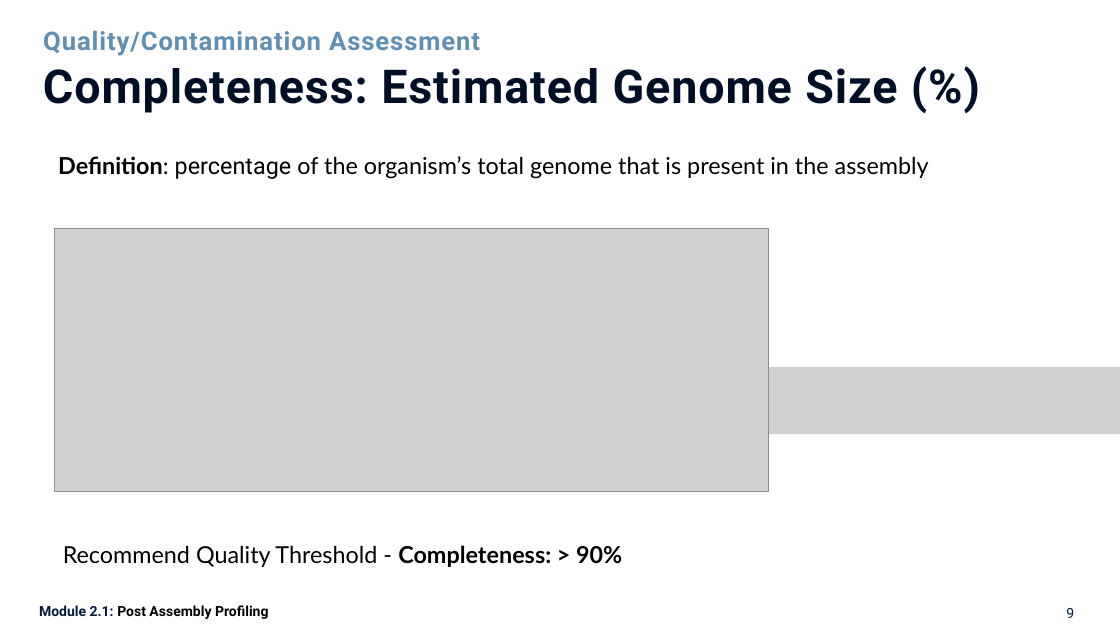
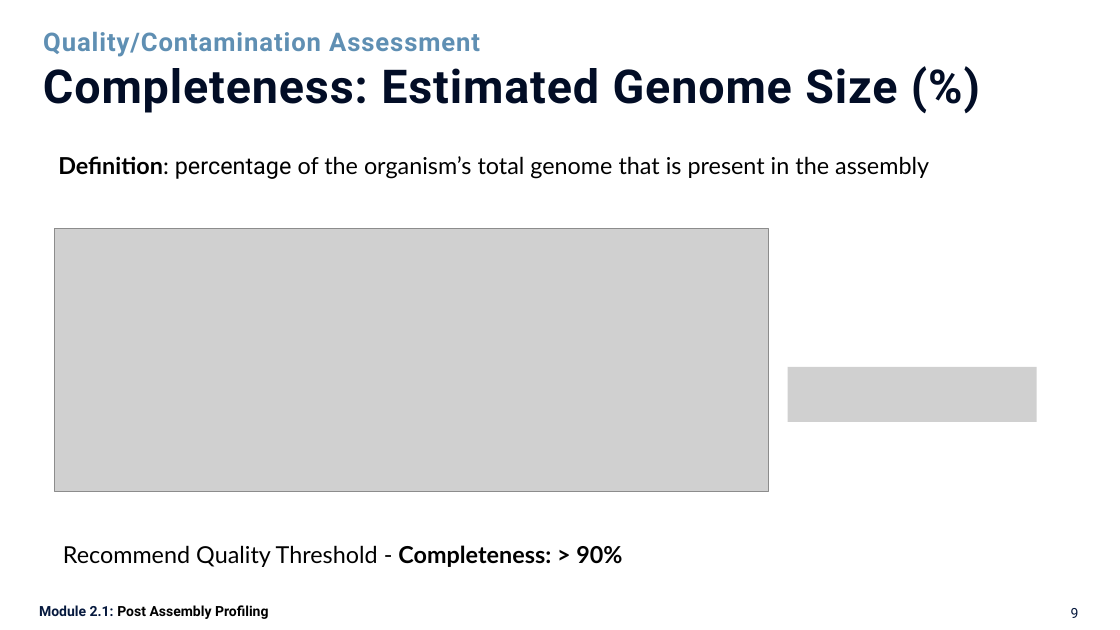
Before and after one commit to quynhnpn-oucru/MicroGen-2026, a slide deck: slide 9 of day-2_quynhnpn/instructions/presentations/microgen2026_postassembly_quynhnpn.pptx. Drawn at 1120x630 pixels with LibreOffice and Linux fonts; fonts in the diff are those of the drawing; grey boxes stand for pictures. Boxes give left, top, right and bottom in pixels: in the first picture for what was removed or moved away, otherwise in the second. Text is boxed around its words. In the diff, an @@ line names an element or a change of style, - is before the commit and + after.

```diff
--- a/day-2_quynhnpn/instructions/presentations/microgen2026_postassembly_quynhnpn.pptx
+++ b/day-2_quynhnpn/instructions/presentations/microgen2026_postassembly_quynhnpn.pptx
@@ picture removed at [503, 367, 1120, 434] @@
@@ picture added at [788, 367, 1038, 422] @@
@@ page number: place and size @@
-page number at [1066, 608, 1074, 618]
+page number at [1071, 608, 1079, 618]
```
Also in this commit, not shown: 16 other slides changed, 1 other file.
